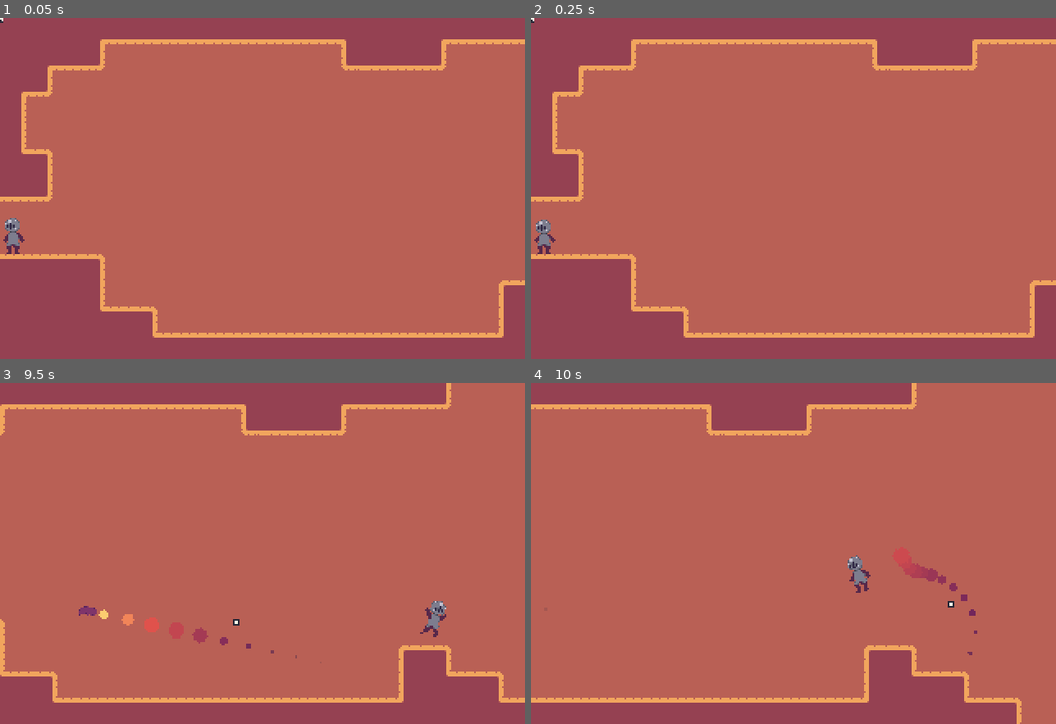
Above: before the commit, frames 1-4 (two rows, left to right).
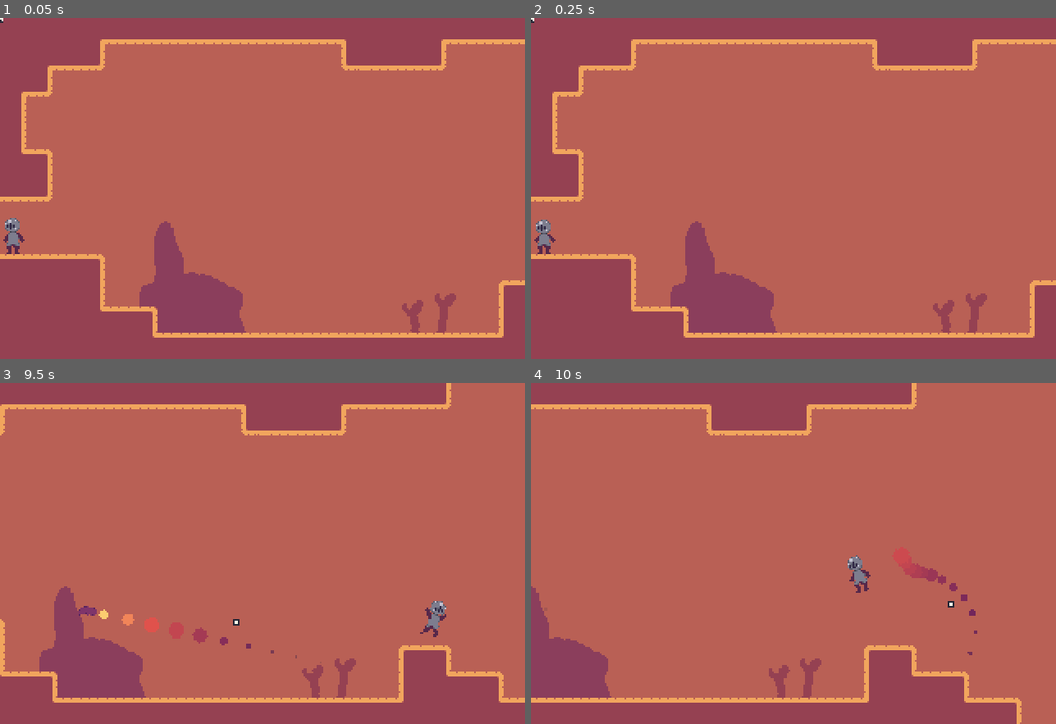
Above: after the commit, the same moments.

Repository: LordOfCheese1/DeathByDeath
Game: Godot game, scene res://Scenes/Level-1_Spider.tscn
Two runs of this game, one before a commit and one after it. Both use one fixed random seed, a clock stepped at 60 frames per second and the inputs below. This scene is started directly instead of the project's main scene.
Inputs (mouse positions are in pixels of both pictures, inside the frame that each line leads up to):
- Up to frame 1 (0.05 s): no input
- Up to frame 2 (0.25 s): no input
- Up to frame 3 (9.5 s): tap Enter at 0.5 s; move the mouse to (378, 536) at 0.52 s; hold Right (ui_right) 0.53-2.03 s; click (378, 536) at 0.6 s; tap Z (jump) at 0.77, 1.52, 3.02, 3.77, 4.52, 6.02, 6.77, 7.52, 9.02 s; move the mouse to (157, 570) at 1.27 s; right-click (157, 570) at 1.35 s; move the mouse to (315, 478) at 2.02 s; hold Left (ui_left) 2.03-2.78 s; click (315, 478) at 2.1 s; move the mouse to (236, 621) at 2.77 s; hold Right (ui_right) 2.78-4.28 s; right-click (236, 621) at 2.85 s; move the mouse to (420, 604) at 3.52 s; click (420, 604) at 3.6 s; move the mouse to (105, 502) at 4.27 s; hold Left (ui_left) 4.28-5.03 s; right-click (105, 502) at 4.35 s; move the mouse to (288, 553) at 5.02 s; hold Right (ui_right) 5.03-5.78 s; click (288, 553) at 5.1 s; move the mouse to (183, 468) at 5.77 s; hold Left (ui_left) 5.78-7.28 s; right-click (183, 468) at 5.85 s; move the mouse to (378, 536) at 6.52 s; click (378, 536) at 6.6 s; move the mouse to (157, 570) at 7.27 s; hold Right (ui_right) from 7.28 s (still down); right-click (157, 570) at 7.35 s; move the mouse to (315, 478) at 8.02 s; click (315, 478) at 8.1 s; move the mouse to (236, 621) at 8.77 s; right-click (236, 621) at 8.85 s
- Up to frame 4 (10 s): move the mouse to (951, 604) at 9.52 s; release Right (ui_right) at 9.53 s; hold Left (ui_left) from 9.53 s (still down); click (951, 604) at 9.6 s; tap Z (jump) at 9.77 s

The runs differ from the first frame. In frame 1, 3.9% of the frame differs, in the area x 26-87%, y 59-93%; in frame 2, 3.9%; in frame 3, 3.9%; in frame 4, 3.1%.

Commit message:
Custom text system

Diff:
--- /dev/null
+++ b/Components/Managers/TextManager/TextManager.gd
@@ -0,0 +1,25 @@
+extends Node2D
+
+
+var letter = load("res://Components/User Interface/Letter/Letter.tscn")
+
+
+func _ready():
+	pass
+
+
+func change_text(text: String, time : float):
+	var pos = 0
+	var y = 0
+	for i in text:
+		if i != ",":
+			pos += 1
+			var letter_inst = letter.instance()
+			letter_inst.position.x = pos * 5
+			letter_inst.position.y = y * 8
+			letter_inst.texture = load("res://Textures/Interface/Letters/" + i + ".png")
+			add_child(letter_inst)
+		else:
+			y += 1
+			pos = 0
+		yield(get_tree().create_timer(time, false), "timeout")
--- /dev/null
+++ b/Components/Managers/TextManager/TextManager.tscn
@@ -0,0 +1,6 @@
+[gd_scene load_steps=2 format=2]
+
+[ext_resource path="res://Components/Managers/TextManager/TextManager.gd" type="Script" id=1]
+
+[node name="TextManager" type="Node2D"]
+script = ExtResource( 1 )
--- /dev/null
+++ b/Components/User Interface/Letter/Letter.gd
@@ -0,0 +1 @@
+extends Sprite
--- /dev/null
+++ b/Components/User Interface/Letter/Letter.tscn
@@ -0,0 +1,58 @@
+[gd_scene load_steps=5 format=2]
+
+[ext_resource path="res://Textures/Interface/Letters/A.png" type="Texture" id=2]
+
+[sub_resource type="Animation" id=2]
+resource_name = "Normal"
+tracks/0/type = "value"
+tracks/0/path = NodePath(".:position")
+tracks/0/interp = 1
+tracks/0/loop_wrap = true
+tracks/0/imported = false
+tracks/0/enabled = true
+tracks/0/keys = {
+"times": PoolRealArray( 0 ),
+"transitions": PoolRealArray( 1 ),
+"update": 0,
+"values": [ Vector2( 0, 0 ) ]
+}
+
+[sub_resource type="Animation" id=3]
+length = 0.001
+tracks/0/type = "value"
+tracks/0/path = NodePath(".:position")
+tracks/0/interp = 1
+tracks/0/loop_wrap = true
+tracks/0/imported = false
+tracks/0/enabled = true
+tracks/0/keys = {
+"times": PoolRealArray( 0 ),
+"transitions": PoolRealArray( 1 ),
+"update": 0,
+"values": [ Vector2( 0, 0 ) ]
+}
+
+[sub_resource type="Animation" id=1]
+resource_name = "Wiggle"
+length = 0.8
+loop = true
+tracks/0/type = "value"
+tracks/0/path = NodePath(".:position")
+tracks/0/interp = 1
+tracks/0/loop_wrap = true
+tracks/0/imported = false
+tracks/0/enabled = true
+tracks/0/keys = {
+"times": PoolRealArray( 0, 0.4 ),
+"transitions": PoolRealArray( 3, 3 ),
+"update": 0,
+"values": [ Vector2( 0, -2 ), Vector2( 0, 2 ) ]
+}
+
+[node name="Letter" type="Sprite"]
+texture = ExtResource( 2 )
+
+[node name="AnimationPlayer" type="AnimationPlayer" parent="."]
+anims/Normal = SubResource( 2 )
+anims/RESET = SubResource( 3 )
+anims/Wiggle = SubResource( 1 )
--- a/Prefabs/Entities/Magneptans/Magneptans.tscn
+++ b/Prefabs/Entities/Magneptans/Magneptans.tscn
@@ -413,5 +413,9 @@
 anims/Hit = SubResource( 3 )
 anims/RESET = SubResource( 2 )
 
+[node name="VisibilityEnabler2D" type="VisibilityEnabler2D" parent="."]
+position = Vector2( 1, 14 )
+scale = Vector2( 7.1, 6.4 )
+
 [connection signal="health_depleted" from="HealthManager" to="." method="_on_HealthManager_health_depleted"]
 [connection signal="on_hit" from="Visuals/Body/Hitbox" to="." method="_on_Hitbox_on_hit"]
--- a/Prefabs/Entities/Morscyt/Morscyt.tscn
+++ b/Prefabs/Entities/Morscyt/Morscyt.tscn
@@ -388,14 +388,12 @@
 [node name="CollisionShape2D" type="CollisionShape2D" parent="Visuals/Scythe/Attackbox"]
 position = Vector2( 25.2741, 50.7259 )
 rotation = -0.785398
-scale = Vector2( 1, 1 )
 shape = SubResource( 17 )
 disabled = true
 
 [node name="CollisionShape2D2" type="CollisionShape2D" parent="Visuals/Scythe/Attackbox"]
 position = Vector2( 7.5, 7.5 )
 rotation = 0.785398
-scale = Vector2( 1, 1 )
 shape = SubResource( 18 )
 disabled = true
 
@@ -413,5 +411,9 @@
 [node name="HealthManager" parent="." instance=ExtResource( 4 )]
 max_health = 45
 
+[node name="VisibilityEnabler2D" type="VisibilityEnabler2D" parent="."]
+position = Vector2( 4, 19.5 )
+scale = Vector2( 3.9, 4.85 )
+
 [connection signal="on_hit" from="Visuals/Scythe/Hitbox" to="." method="_on_Hitbox_on_hit"]
 [connection signal="health_depleted" from="HealthManager" to="." method="_on_HealthManager_health_depleted"]
--- a/Prefabs/Entities/Pauluculmus/Pauluculmus.tscn
+++ b/Prefabs/Entities/Pauluculmus/Pauluculmus.tscn
@@ -461,5 +461,9 @@
 [node name="HealthManager" parent="." instance=ExtResource( 4 )]
 max_health = 2
 
+[node name="VisibilityEnabler2D" type="VisibilityEnabler2D" parent="."]
+position = Vector2( 0, 2.5 )
+scale = Vector2( 1, 0.85 )
+
 [connection signal="on_hit" from="Hitbox" to="." method="_on_Hitbox_on_hit"]
 [connection signal="health_depleted" from="HealthManager" to="." method="_on_HealthManager_health_depleted"]
--- a/Prefabs/Entities/Reptansulus/Reptansulus.tscn
+++ b/Prefabs/Entities/Reptansulus/Reptansulus.tscn
@@ -557,5 +557,9 @@
 position = Vector2( 0, 15 )
 shape = SubResource( 10 )
 
+[node name="VisibilityEnabler2D" type="VisibilityEnabler2D" parent="."]
+position = Vector2( 0.499998, 8.5 )
+scale = Vector2( 2.05, 1.85 )
+
 [connection signal="on_hit" from="Hitbox" to="." method="_on_Hitbox_on_hit"]
 [connection signal="health_depleted" from="HealthManager" to="." method="_on_HealthManager_health_depleted"]
--- /dev/null
+++ b/Prefabs/User Interface/PowerupScreen/PowerupScreen.tscn
@@ -0,0 +1,66 @@
+[gd_scene load_steps=5 format=2]
+
+[ext_resource path="res://icon.png" type="Texture" id=1]
+[ext_resource path="res://Components/Managers/TextManager/TextManager.tscn" type="PackedScene" id=2]
+
+[sub_resource type="Animation" id=1]
+resource_name = "Appear"
+length = 0.5
+tracks/0/type = "value"
+tracks/0/path = NodePath("ScreenRecolour:color")
+tracks/0/interp = 1
+tracks/0/loop_wrap = true
+tracks/0/imported = false
+tracks/0/enabled = true
+tracks/0/keys = {
+"times": PoolRealArray( 0, 0.2 ),
+"transitions": PoolRealArray( 1, 1 ),
+"update": 0,
+"values": [ Color( 0.196078, 0.160784, 0.278431, 0 ), Color( 0.196078, 0.160784, 0.278431, 0.705882 ) ]
+}
+tracks/1/type = "value"
+tracks/1/path = NodePath("UsageDepiction:scale")
+tracks/1/interp = 1
+tracks/1/loop_wrap = true
+tracks/1/imported = false
+tracks/1/enabled = true
+tracks/1/keys = {
+"times": PoolRealArray( 0, 0.1, 0.3, 0.4 ),
+"transitions": PoolRealArray( 1, 3, 1, 1 ),
+"update": 0,
+"values": [ Vector2( 1e-05, 1e-05 ), Vector2( 1e-05, 1e-05 ), Vector2( 1.2, 1.2 ), Vector2( 1, 1 ) ]
+}
+
+[sub_resource type="Animation" id=2]
+length = 0.001
+tracks/0/type = "value"
+tracks/0/path = NodePath("UsageDepiction:scale")
+tracks/0/interp = 1
+tracks/0/loop_wrap = true
+tracks/0/imported = false
+tracks/0/enabled = true
+tracks/0/keys = {
+"times": PoolRealArray( 0 ),
+"transitions": PoolRealArray( 1 ),
+"update": 0,
+"values": [ Vector2( 1e-05, 1e-05 ) ]
+}
+
+[node name="PowerupScreen" type="Node2D"]
+
+[node name="ScreenRecolour" type="ColorRect" parent="."]
+margin_right = 320.0
+margin_bottom = 208.0
+color = Color( 0.196078, 0.160784, 0.278431, 0.705882 )
+
+[node name="AnimationPlayer" type="AnimationPlayer" parent="."]
+anims/Appear = SubResource( 1 )
+anims/RESET = SubResource( 2 )
+
+[node name="UsageDepiction" type="Sprite" parent="."]
+position = Vector2( 160, 104 )
+scale = Vector2( 1e-05, 1e-05 )
+texture = ExtResource( 1 )
+
+[node name="UserText" parent="." instance=ExtResource( 2 )]
+position = Vector2( 103, 150 )
--- a/Scenes/Level-1_Spider.tscn
+++ b/Scenes/Level-1_Spider.tscn
@@ -14,6 +14,10 @@
 [ext_resource path="res://Prefabs/Environment/Powerups/BowPickup/BowPickup.tscn" type="PackedScene" id=12]
 [ext_resource path="res://Prefabs/Entities/Obicerba/Obicerba.tscn" type="PackedScene" id=13]
 [ext_resource path="res://Textures/Environment/Background.png" type="Texture" id=14]
+[ext_resource path="res://Textures/Environment/SandPillar.png" type="Texture" id=15]
+[ext_resource path="res://Textures/Environment/Bone.png" type="Texture" id=16]
+[ext_resource path="res://Textures/Environment/SandRock.png" type="Texture" id=17]
+[ext_resource path="res://Textures/Environment/DinosaurHead.png" type="Texture" id=18]
 
 [sub_resource type="RectangleShape2D" id=1]
 extents = Vector2( 1, 16 )
@@ -104,7 +108,41 @@
 
 [node name="Background" type="Sprite" parent="Background"]
 modulate = Color( 0.729412, 0.380392, 0.337255, 1 )
-position = Vector2( 955.125, 3.50002 )
+position = Vector2( 953, 4 )
 scale = Vector2( 6.02422, 6.10096 )
 z_index = -1
 texture = ExtResource( 14 )
+
+[node name="SandRock2" type="Sprite" parent="Background"]
+position = Vector2( 670, -245 )
+z_index = -1
+texture = ExtResource( 17 )
+
+[node name="SandRock" type="Sprite" parent="Background"]
+position = Vector2( 120, 174 )
+texture = ExtResource( 17 )
+
+[node name="SandPillar" type="Sprite" parent="Background"]
+position = Vector2( 99, 164 )
+texture = ExtResource( 15 )
+
+[node name="Bone" type="Sprite" parent="Background"]
+position = Vector2( 271, 179 )
+texture = ExtResource( 16 )
+
+[node name="Bone2" type="Sprite" parent="Background"]
+position = Vector2( 253, 184 )
+rotation = -0.219911
+texture = ExtResource( 16 )
+
+[node name="SandPillar2" type="Sprite" parent="Background"]
+position = Vector2( 650, -262 )
+texture = ExtResource( 15 )
+
+[node name="SandRock3" type="Sprite" parent="Background"]
+position = Vector2( 919, 344 )
+texture = ExtResource( 17 )
+
+[node name="DinosaurHead" type="Sprite" parent="Background"]
+position = Vector2( 1028, 180 )
+texture = ExtResource( 18 )
Not shown: 1 places in Scenes/Level-1_Spider.tscn that only renumber resources
Not shown, added: Textures/Interface/Letters/..png.import
Binary file added: Textures/Interface/Letters/1.png
Not shown, added: Textures/Interface/Letters/1.png.import
Binary file added: Textures/Interface/Letters/2.png
Not shown, added: Textures/Interface/Letters/2.png.import
Binary file added: Textures/Interface/Letters/A.png
Not shown, added: Textures/Interface/Letters/A.png.import
Binary file added: Textures/Interface/Letters/B.png
Not shown, added: Textures/Interface/Letters/B.png.import
Binary file added: Textures/Interface/Letters/C.png
Not shown, added: Textures/Interface/Letters/C.png.import
(and 49 more such lines)
